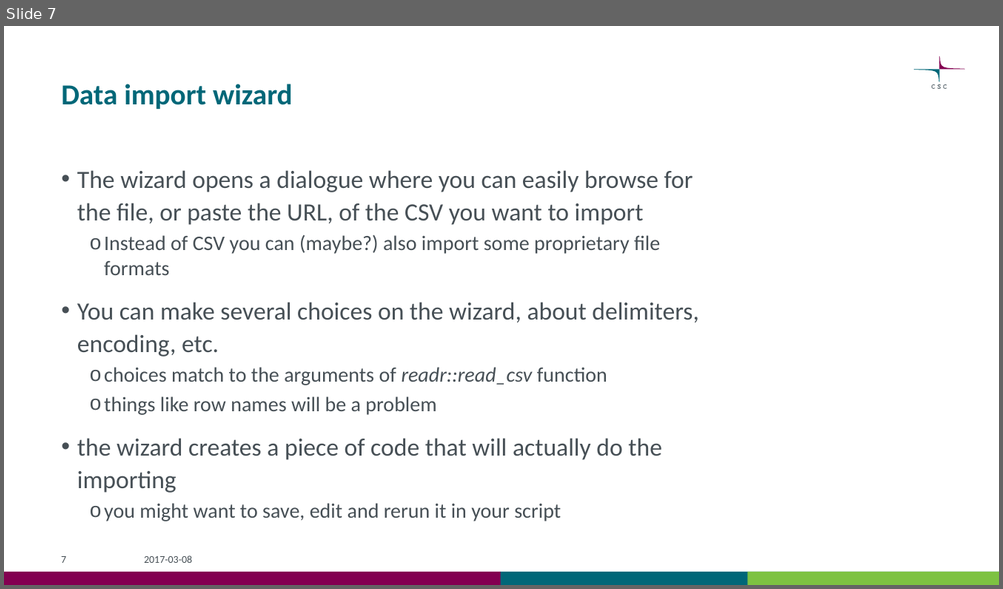
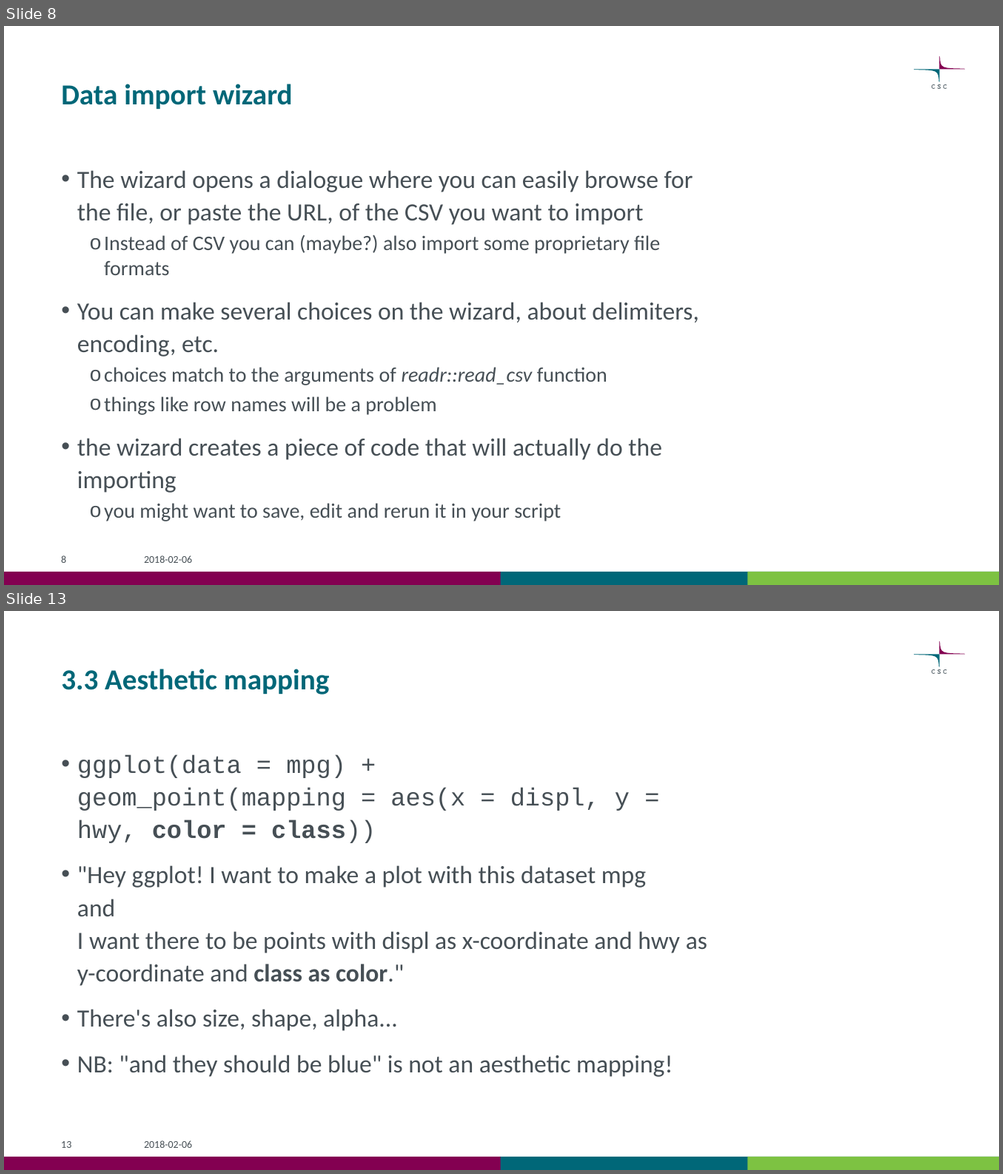
Before and after one commit to csc-training/wrangling-with-R, a slide deck: wrangling_with_r.pptx. Shown one above the other, each under a label of ours: slide 7 before the commit, slides 8 and 13 after it; the slides between them are not shown. The pictures are 1003x589 and 1003x1174 pixels, drawn with LibreOffice and Linux fonts; fonts in the diff are those of the drawing. Boxes give left, top, right and bottom in pixels: in the first picture for what was removed or moved away, otherwise in the second. Text is boxed around its words. In the diff, an @@ line names an element or a change of style, - is before the commit and + after.

```diff
--- a/wrangling_with_r.pptx
+++ b/wrangling_with_r.pptx
@@ slide 13 added at box(4, 611, 999, 1170), background #FFFFFF; not listed: 6 template elements that a slide beside it also shows @@
@@ title added at box(61, 669, 329, 695), 28 pt, text #006778, bold @@
+3.3 Aesthetic mapping
@@ text added at box(77, 755, 707, 1077), 24 pt, text #465055 @@
+• ggplot(data = mpg) +
+  geom_point(mapping = aes(x = displ, y = hwy, color = class))
+• "Hey ggplot! I want to make a plot with this dataset mpg
+  and
+  I want there to be points with displ as x-coordinate and hwy as y-coordinate and class as color."
+• There's also size, shape, alpha...
+• NB: "and they should be blue" is not an aesthetic mapping!
@@ page number added at box(61, 1142, 71, 1148), 10 pt, text #465055 @@
+13
@@ text added at box(144, 1141, 192, 1148), 10 pt, text #465055 @@
+2018-02-06
@@ what was slide 7 is now slide 8 @@
@@ slide 8 changed as well @@
@@ page number at box(61, 556, 66, 563): text changed @@
-7
+8
@@ text at box(144, 556, 192, 563): text changed @@
-2017-03-08
+2018-02-06
```
Also in this commit, not shown: 12 other slides changed, 20 other slides added, 1 slide removed, 6 other files.
